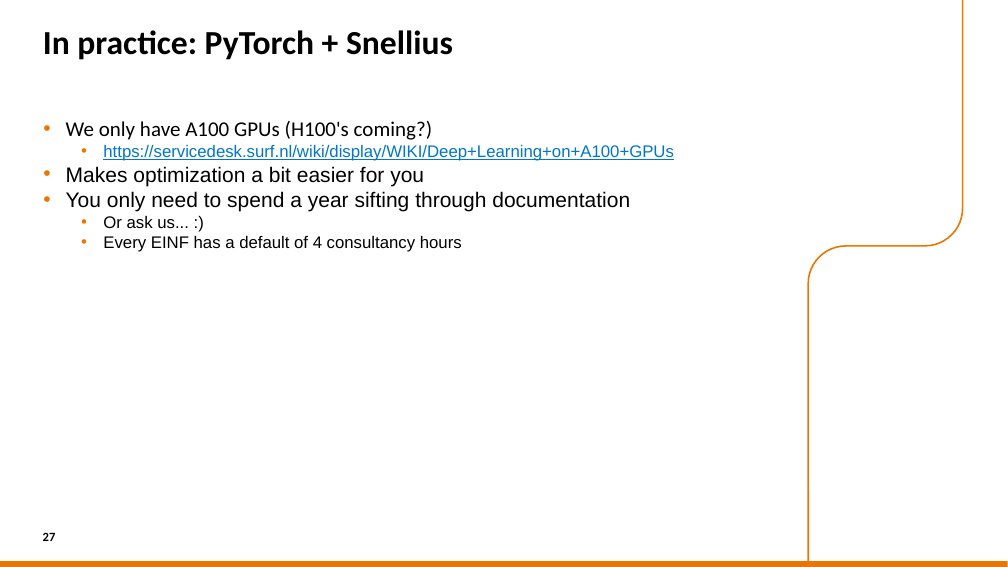
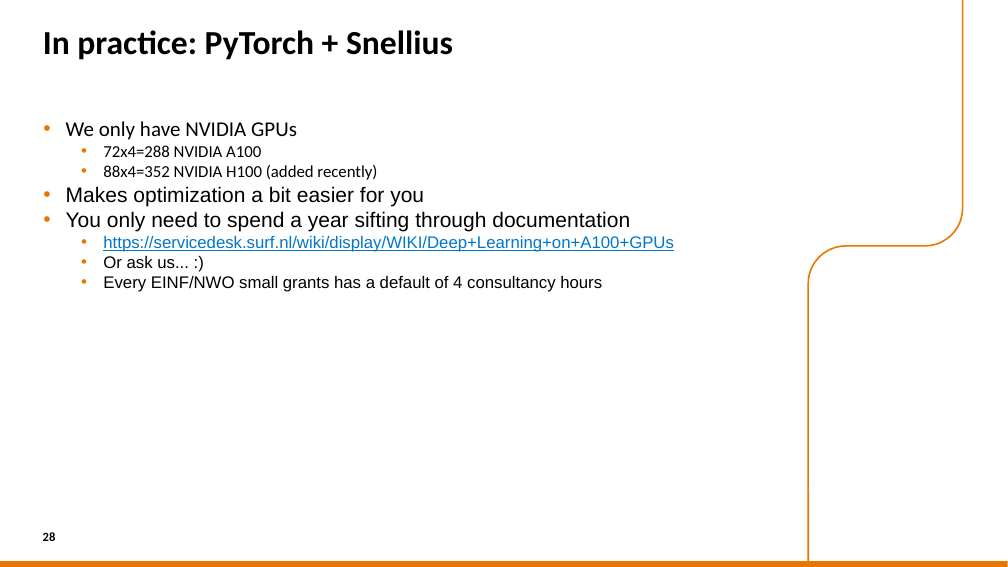
Before and after one commit to sara-nl/HPML-course-materials, a slide deck: slide 28 of Day2/slides/hardware.pptx (slide 27 before the commit). Drawn at 1008x567 pixels with LibreOffice and Linux fonts; fonts in the diff are those of the drawing; background and template pictures are left out. Boxes give left, top, right and bottom in pixels: in the first picture for what was removed or moved away, otherwise in the second. Text is boxed around its words. In the diff, an @@ line names an element or a change of style, - is before the commit and + after.

```diff
--- a/Day2/slides/hardware.pptx
+++ b/Day2/slides/hardware.pptx
@@ text at [66,121,377,180]: text changed; font Arial to Calibri; text colour #0077C8 to #000000 @@
-• We only have A100 GPUs (H100's coming?)
-  • https://servicedesk.surf.nl/wiki/display/WIKI/Deep+Learning+on+A100+GPUs
+• We only have NVIDIA GPUs
+  • 72x4=288 NVIDIA A100
+  • 88x4=352 NVIDIA H100 (added recently)
@@ text at [103,236,674,252]: paragraph added @@
+  • https://servicedesk.surf.nl/wiki/display/WIKI/Deep+Learning+on+A100+GPUs
@@ text at [103,276,602,292]: text changed @@
-  • Every EINF has a default of 4 consultancy hours
+  • Every EINF/NWO small grants has a default of 4 consultancy hours
@@ page number at [43,532,56,541]: text changed @@
-27
+28
```
Also in this commit, not shown: 16 other slides changed, 7 slides added, 6 slides removed, 6 other files.
